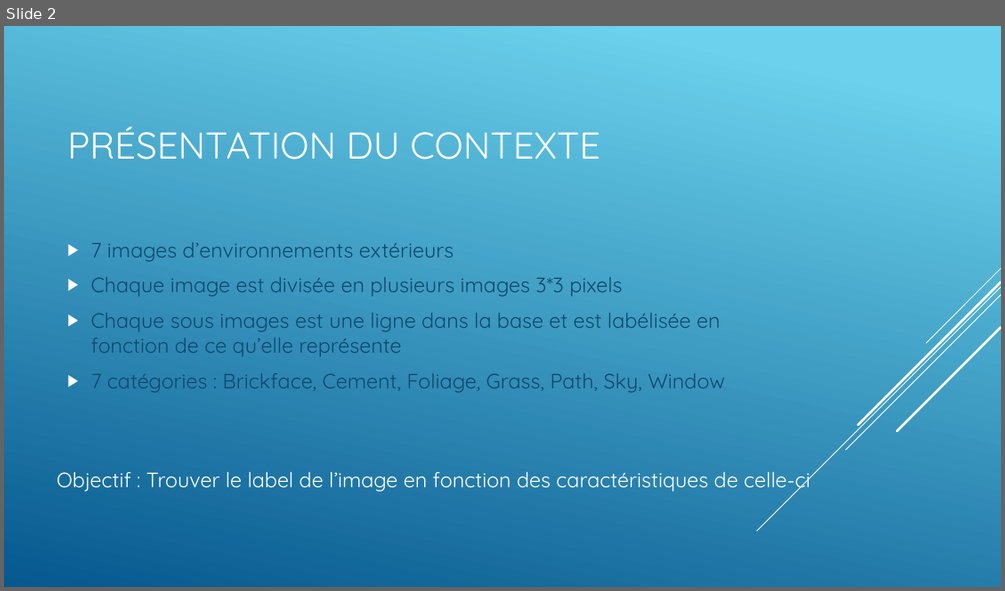
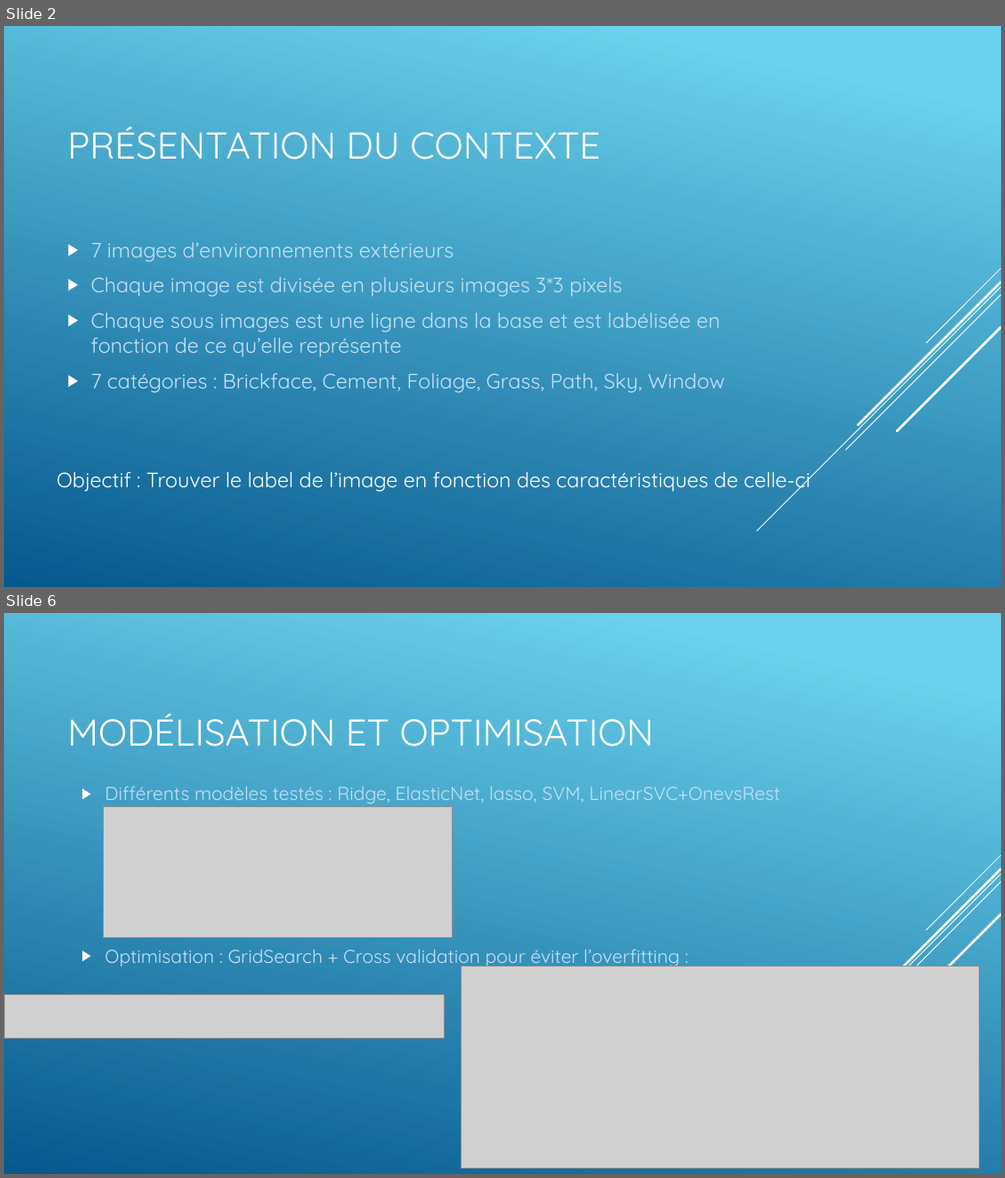
Before and after one commit to OussamaAyoub/pfda_project, a slide deck: Python for data analysis Project.pptx. Shown one above the other, each under a label of ours: slide 2 before the commit, slides 2 and 6 after it; the slides between them are not shown. The pictures are 1005x591 and 1005x1178 pixels, drawn with LibreOffice and Linux fonts; fonts in the diff are those of the drawing; grey boxes stand for pictures. Boxes give left, top, right and bottom in pixels: in the first picture for what was removed or moved away, otherwise in the second. Text is boxed around its words. In the diff, an @@ line names an element or a change of style, - is before the commit and + after.

Commit message:
finition ppt + code fonctionnel

```diff
--- a/Python for data analysis Project.pptx
+++ b/Python for data analysis Project.pptx
@@ slide 6 added at [4, 613, 1001, 1174], background gradient #6ED2EB to #06588E; not listed: 5 template elements that a slide beside it also shows @@
@@ title added at [67, 714, 655, 747], 36 pt, text #FFFFFF @@
+MODÉLISATION ET OPTIMISATION
@@ text added at [105, 786, 780, 967], 18 pt, text #C3E2F7 @@
+  ▶ Différents modèles testés : Ridge, ElasticNet, lasso, SVM, LinearSVC+OnevsRest
+  ▶ Optimisation : GridSearch + Cross validation pour éviter l’overfitting :
@@ picture added at [103, 806, 452, 938] @@
@@ picture added at [461, 966, 979, 1167] @@
@@ picture added at [4, 995, 444, 1038] @@
@@ slide 2 changed as well @@
@@ text "7 images d’environnements extérieurs" at [91, 242, 725, 393]: text colour #0F496F to #C3E2F7 @@
```
Also in this commit, not shown: 1 other slide changed, 4 other slides added, 2 other files.
